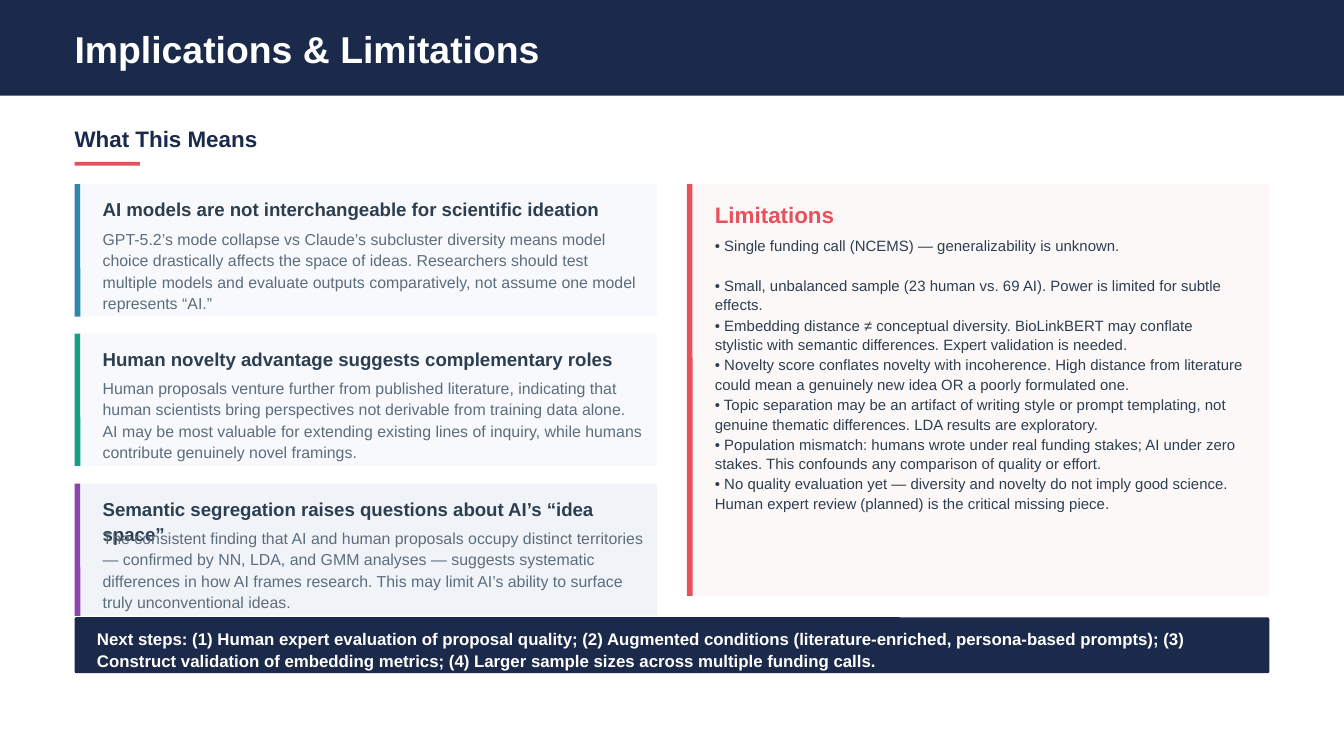
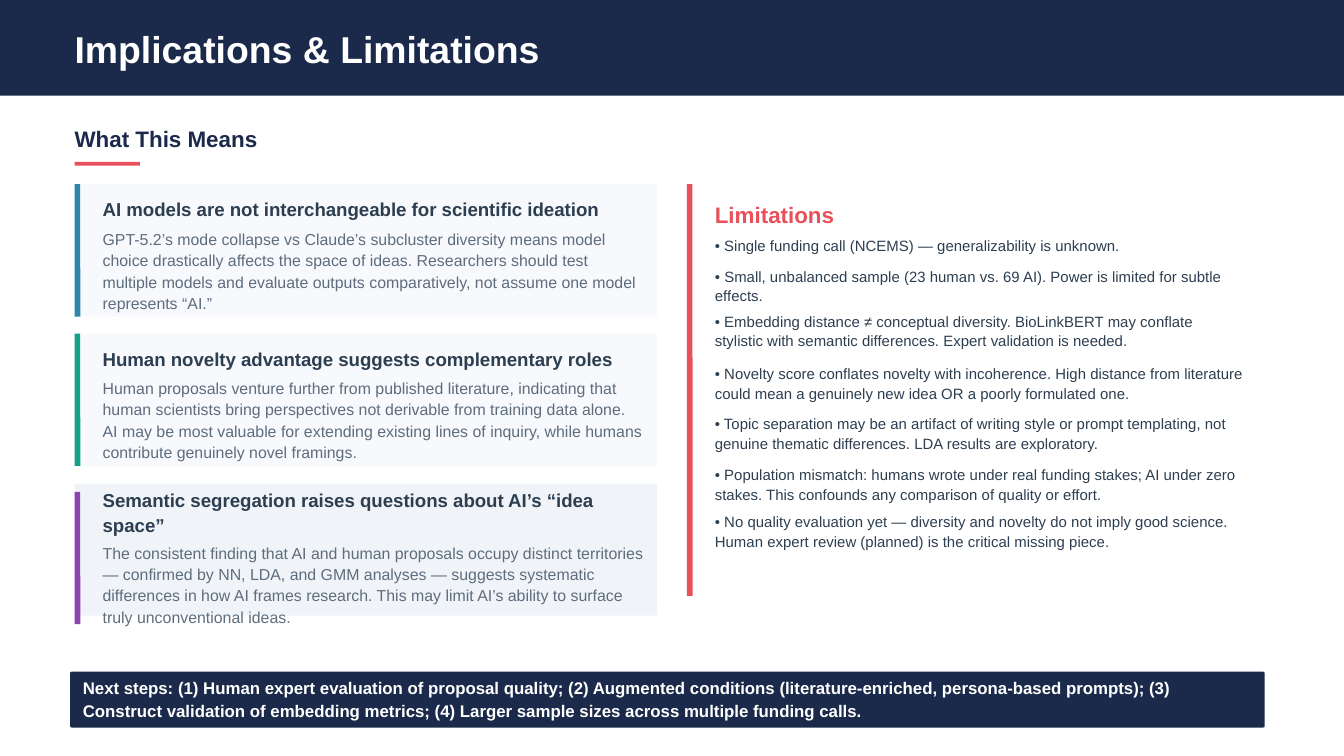
Before and after one commit to eveyhuang/human-AI-proposal, a slide deck: slide 19 of results/diversity_analysis_presentation_baseline.pptx (slide 15 before the commit). Drawn at 1344x756 pixels with LibreOffice and Linux fonts; fonts in the diff are those of the drawing. Boxes give left, top, right and bottom in pixels: in the first picture for what was removed or moved away, otherwise in the second. Text is boxed around its words. In the diff, an @@ line names an element or a change of style, - is before the commit and + after.

```diff
--- a/results/diversity_analysis_presentation_baseline.pptx
+++ b/results/diversity_analysis_presentation_baseline.pptx
@@ rectangle removed at box(687, 184, 1269, 595) @@
@@ text "• Small, unbalanced sample (23 ...": place and size @@
-text "• Small, unbalanced sample (23 ..." at box(715, 280, 1221, 310)
+text "• Small, unbalanced sample (23 ..." at box(715, 271, 1221, 301)
@@ text "• Embedding distance ≠ conceptual ...": place and size @@
-text "• Embedding distance ≠ conceptual ..." at box(715, 320, 1192, 353)
+text "• Embedding distance ≠ conceptual ..." at box(715, 316, 1192, 349)
@@ text "• Novelty score conflates novelty ...": place and size @@
-text "• Novelty score conflates novelty ..." at box(715, 359, 1242, 393)
+text "• Novelty score conflates novelty ..." at box(715, 368, 1242, 402)
@@ text "• Topic separation may be ...": place and size @@
-text "• Topic separation may be ..." at box(715, 399, 1226, 433)
+text "• Topic separation may be ..." at box(715, 418, 1226, 452)
@@ text "• Population mismatch: humans wrote ...": place and size @@
-text "• Population mismatch: humans wrote ..." at box(715, 439, 1235, 472)
+text "• Population mismatch: humans wrote ..." at box(715, 469, 1235, 503)
@@ line moved from (78, 484) - (78, 616) to (78, 492) - (78, 624) @@
@@ text "Semantic segregation raises questions about ...": place and size @@
-text "Semantic segregation raises questions about ..." at box(103, 502, 594, 545)
+text "Semantic segregation raises questions about ..." at box(103, 493, 594, 536)
@@ text "• No quality evaluation yet ...": place and size @@
-text "• No quality evaluation yet ..." at box(715, 478, 1228, 512)
+text "• No quality evaluation yet ..." at box(715, 516, 1228, 550)
@@ text "The consistent finding that AI ...": place and size @@
-text "The consistent finding that AI ..." at box(103, 531, 643, 611)
+text "The consistent finding that AI ..." at box(103, 547, 643, 626)
@@ rounded rectangle: place and size @@
-rounded rectangle at box(75, 617, 1270, 673)
+rounded rectangle at box(70, 672, 1265, 728)
@@ text "Next steps: (1) Human expert ...": place and size @@
-text "Next steps: (1) Human expert ..." at box(97, 632, 1184, 671)
+text "Next steps: (1) Human expert ..." at box(83, 681, 1170, 721)
```
Also in this commit, not shown: 14 other slides changed, 4 slides added, 15 other files.
